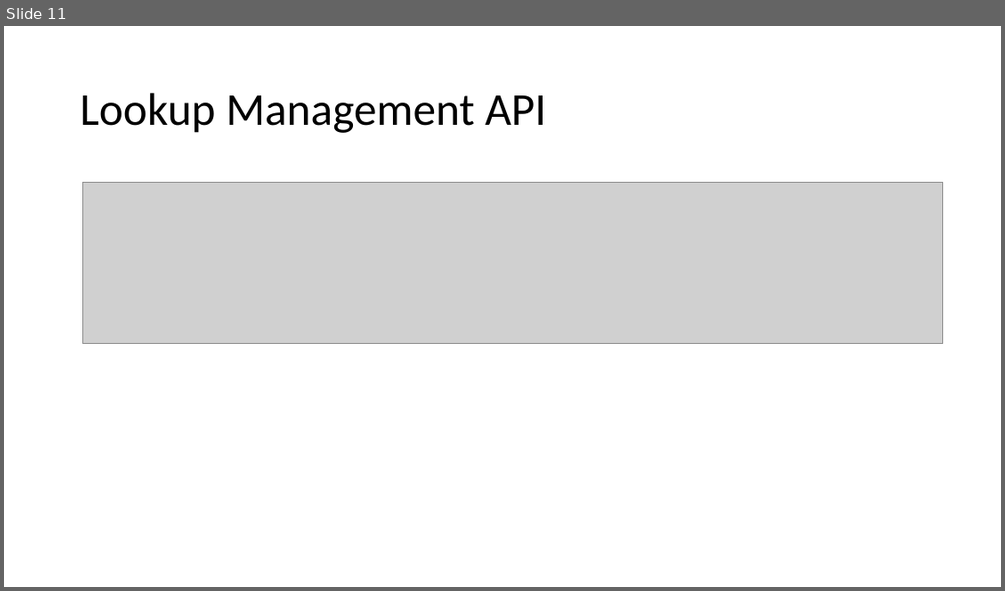
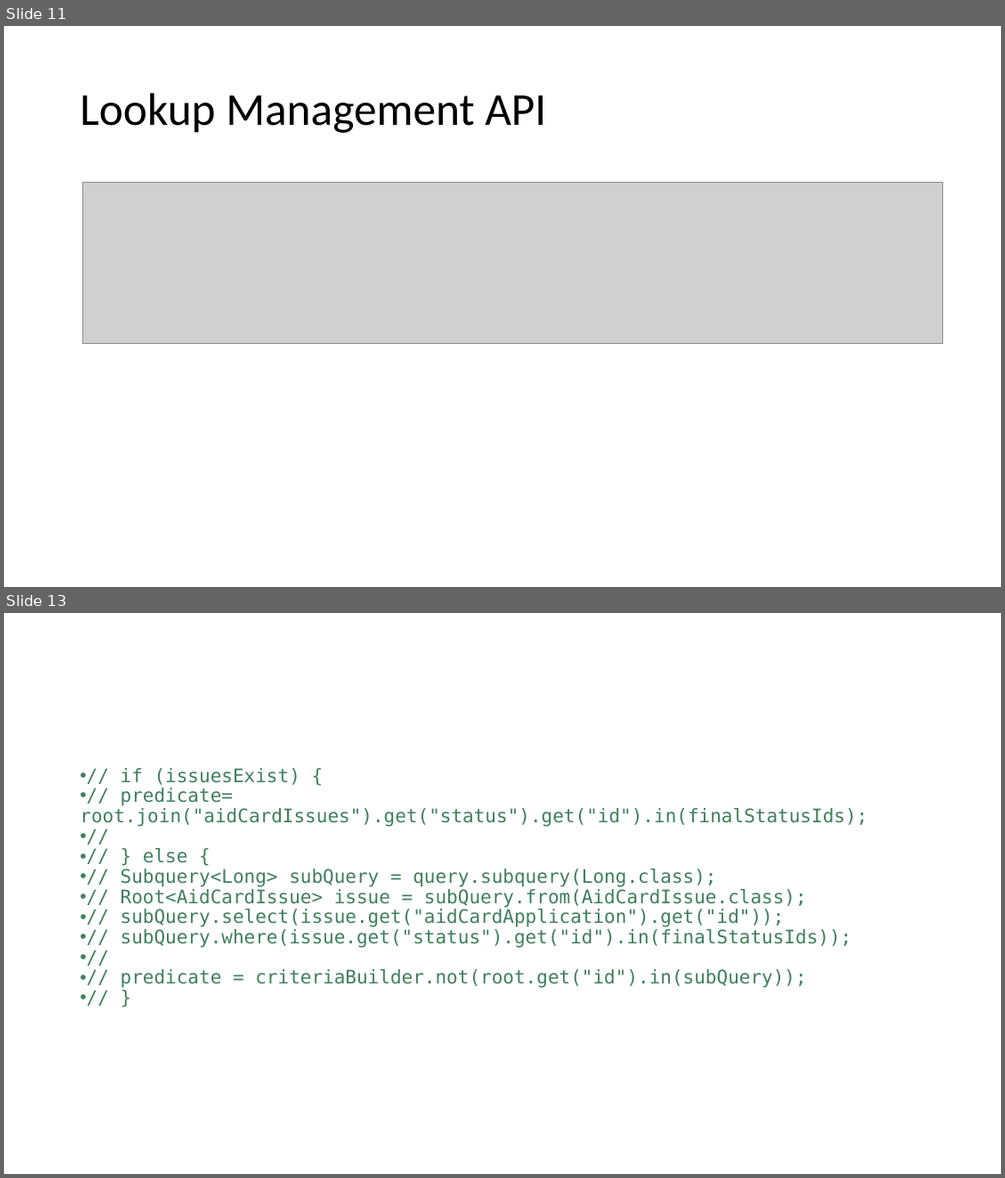
Before and after one commit to Oselan/commons, a slide deck: docs/LookupsDesign.pptx. Shown one above the other, each under a label of ours: slide 11 before the commit, slides 11 and 13 after it; the slides between them are not shown. The pictures are 1005x591 and 1005x1178 pixels, drawn with LibreOffice and Linux fonts; fonts in the diff are those of the drawing; grey boxes stand for pictures. Boxes give left, top, right and bottom in pixels: in the first picture for what was removed or moved away, otherwise in the second. Text is boxed around its words. In the diff, an @@ line names an element or a change of style, - is before the commit and + after.

```diff
--- a/docs/LookupsDesign.pptx
+++ b/docs/LookupsDesign.pptx
@@ slide 13 added at [4, 613, 1001, 1174], background #FFFFFF @@
@@ text added at [80, 768, 867, 988], 18 pt, text #3F7F5F @@
+• // if (issuesExist) {
+• // predicate= root.join("aidCardIssues").get("status").get("id").in(finalStatusIds);
+• //
+• // } else {
+• // Subquery<Long> subQuery = query.subquery(Long.class);
+• // Root<AidCardIssue> issue = subQuery.from(AidCardIssue.class);
+• // subQuery.select(issue.get("aidCardApplication").get("id"));
+• // subQuery.where(issue.get("status").get("id").in(finalStatusIds));
+• //
+• // predicate = criteriaBuilder.not(root.get("id").in(subQuery));
+• // }
```
Also in this commit, not shown: 1 slide changed, 3 other slides added, 48 other files.
